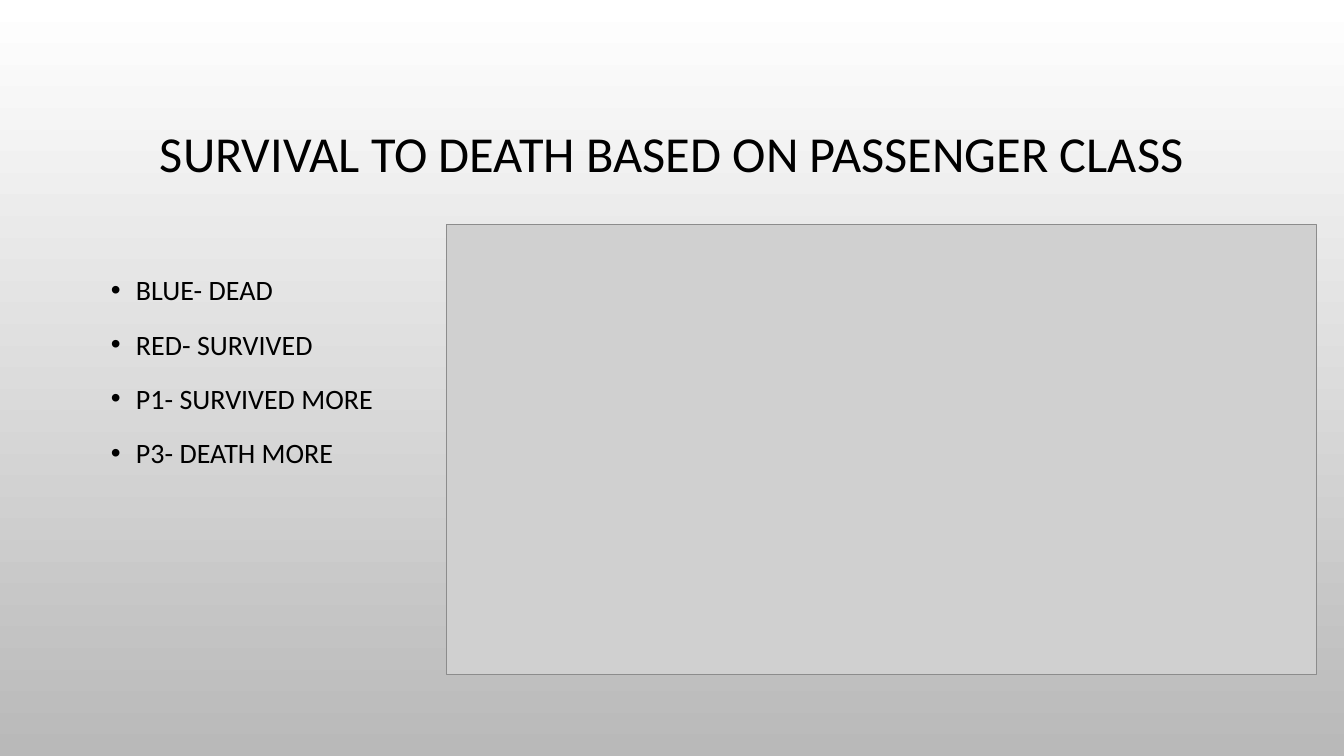
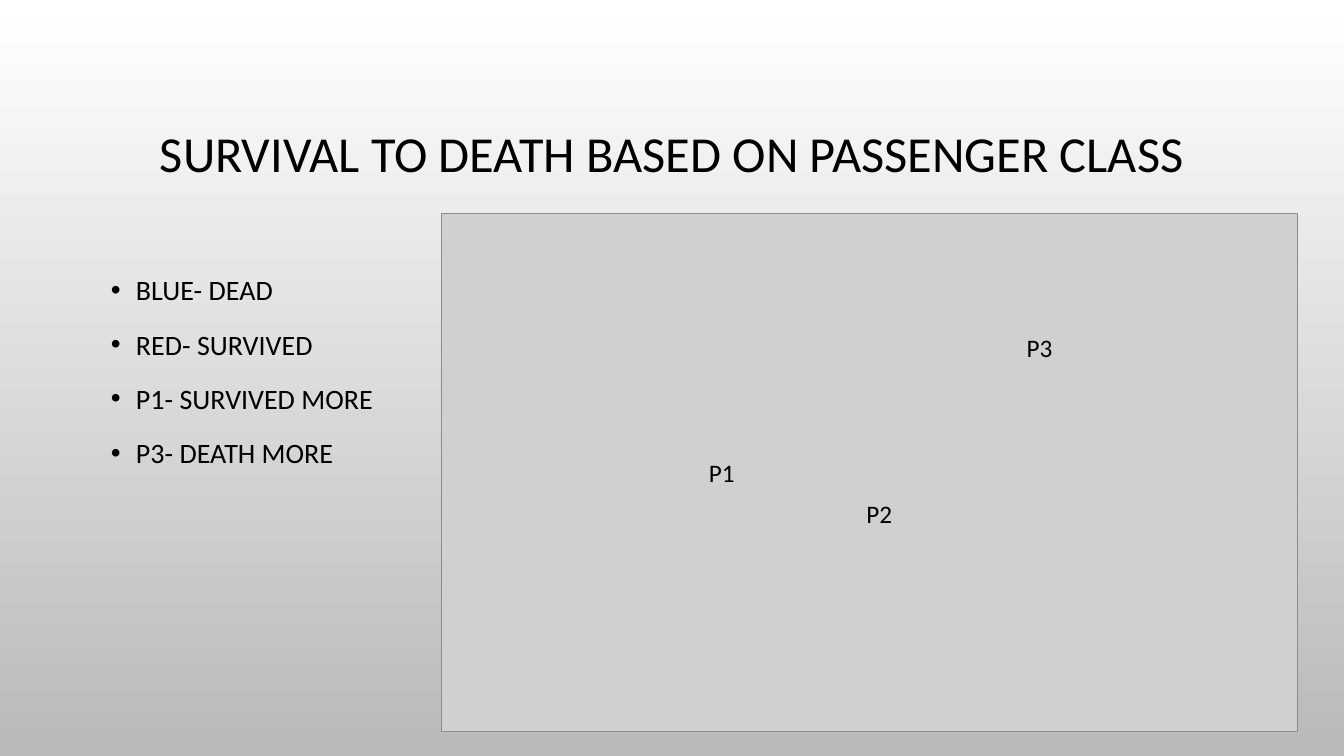
Before and after one commit to lesterstrouse/collab, a slide deck: slide 13 of PPT.pptx. Drawn at 1344x756 pixels with LibreOffice and Linux fonts; fonts in the diff are those of the drawing; grey boxes stand for pictures; background and template pictures are left out. Boxes give left, top, right and bottom in pixels: in the first picture for what was removed or moved away, otherwise in the second. Text is boxed around its words. In the diff, an @@ line names an element or a change of style, - is before the commit and + after.

```diff
--- a/PPT.pptx
+++ b/PPT.pptx
@@ picture: place and size @@
-picture at (447, 225, 1317, 676)
+picture at (442, 214, 1298, 732)
@@ text added at (1027, 340, 1053, 357), 18 pt, text #000000 @@
+P3
@@ text added at (709, 465, 735, 482), 18 pt, text #000000 @@
+P1
@@ text added at (866, 506, 892, 523), 18 pt, text #000000 @@
+P2
```
Also in this commit, not shown: 16 other slides changed, 1 slide removed.
